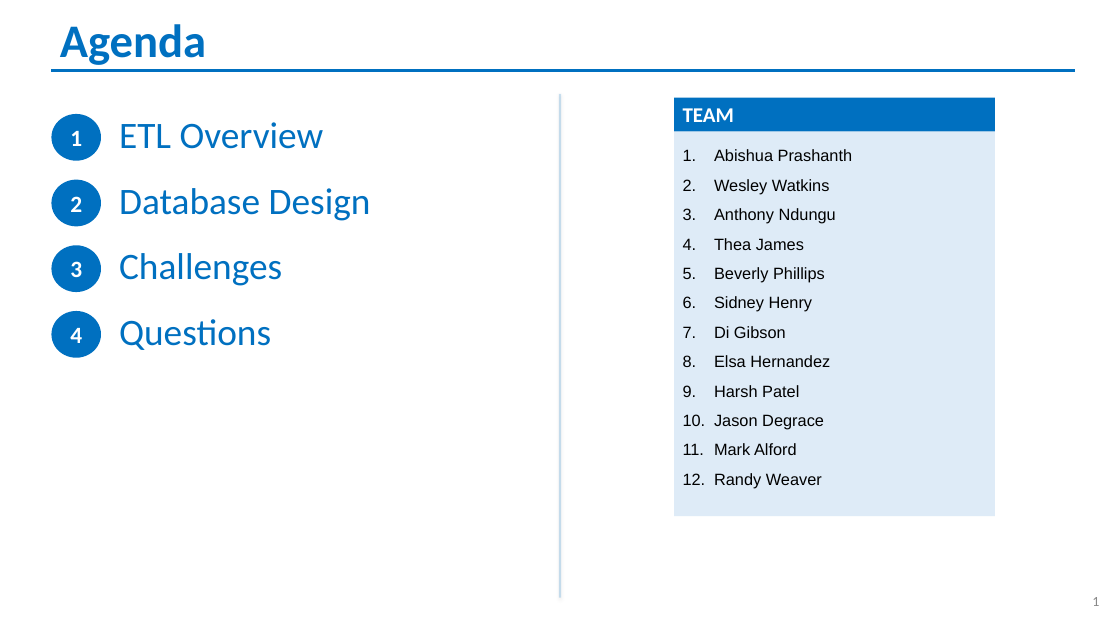
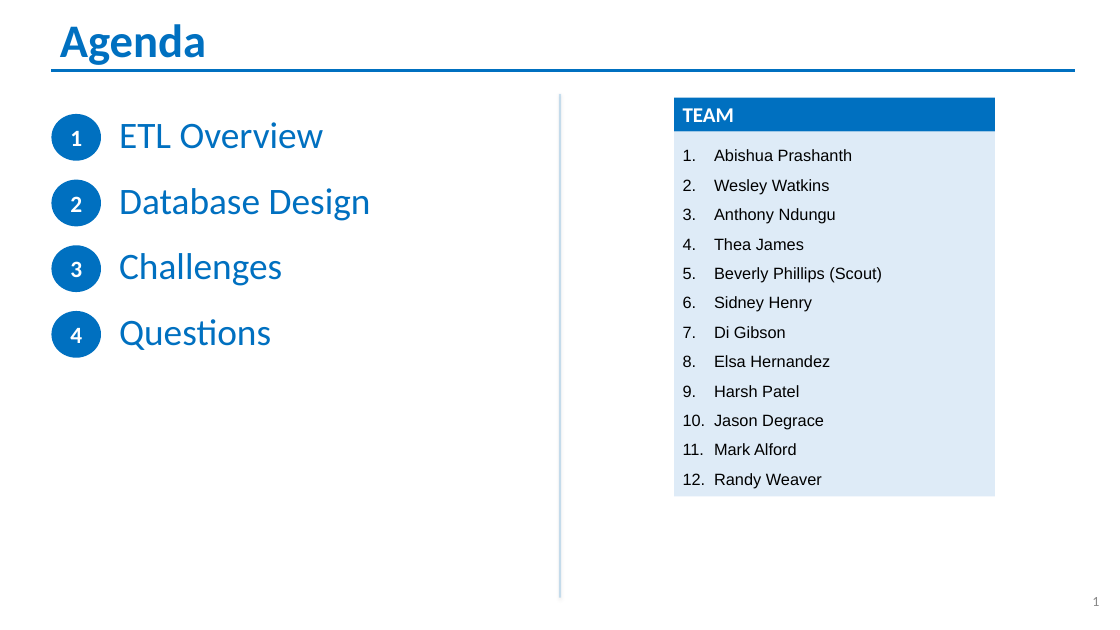
Before and after one commit to randallwvr90/Rent-and-Income-DB, a slide deck: slide 2 of ETL_Group2.pptx. Drawn at 1120x630 pixels with LibreOffice and Linux fonts; fonts in the diff are those of the drawing. Boxes give left, top, right and bottom in pixels: in the first picture for what was removed or moved away, otherwise in the second. Text is boxed around its words. In the diff, an @@ line names an element or a change of style, - is before the commit and + after.

```diff
--- a/ETL_Group2.pptx
+++ b/ETL_Group2.pptx
@@ rectangle "Abishua Prashanth": place and size @@
-rectangle "Abishua Prashanth" at [675,132,996,517]
+rectangle "Abishua Prashanth" at [675,132,996,497]
@@ text in rectangle at [714,267,882,283]: text changed @@
-5. Beverly Phillips
+5. Beverly Phillips (Scout)
```
Also in this commit, not shown: 3 other slides changed, 2 slides added.
